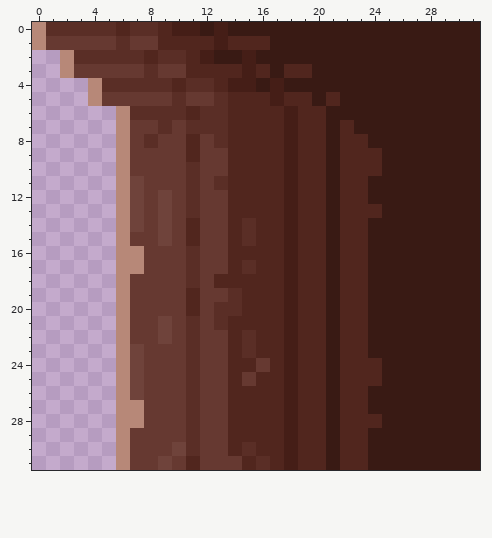
File history of a pixel-art sprite, Assets/Personal/PYK/Background/1F_Column/1F_Column3.png. Above: the version before the commit.
The file is 32x32 pixels.
Now the later version:
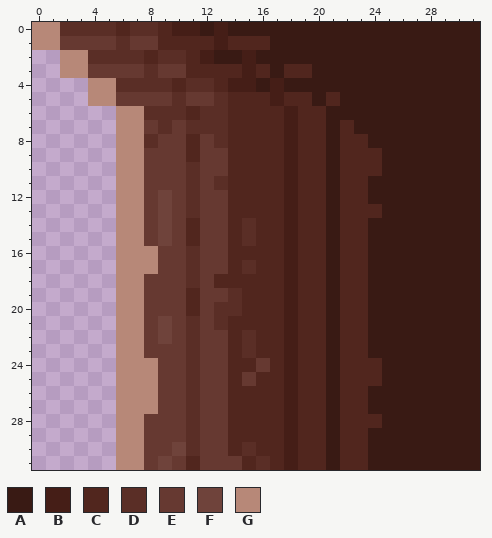
Palette (. is transparent): A #391a14  B #451e17  C #51261e  D #5a2e26  E #663931  F #6f433b  G #b78878
Diff:
y 0: x 1 D -> G
y 1: x 1 E -> G
y 2: x 3 D -> G
y 3: x 3 E -> G
y 4: x 5 D -> G
y 5: x 5 E -> G
y 6: x 7 D -> G
y 7..10: x 7 E -> G
y 11..14: x 7 F -> G
y 15: x 7 E -> G
y 16..17: x 8 E -> G
y 18..22: x 7 E -> G
y 23: x 7 F -> G
y 24..26: x 7..8 FE -> GG
y 27: x 8 E -> G
y 29..31: x 7 E -> G
Boxes around the changes in both pictures, in picture pixels (x1, y1, x2, y2):
changed: (46, 22, 158, 470)
